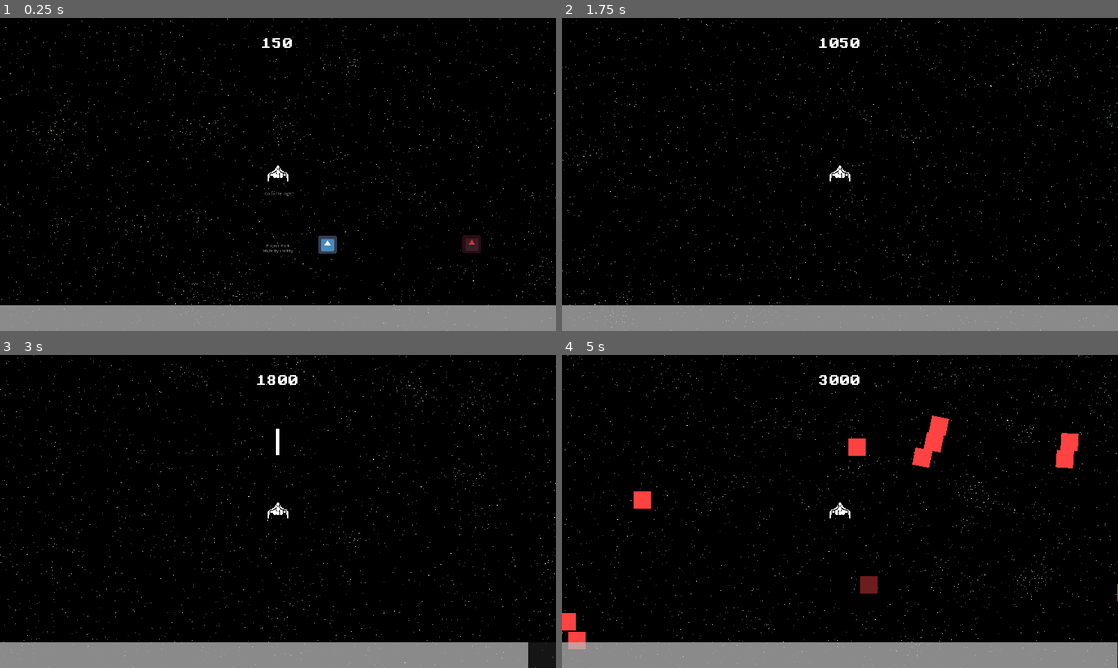
Above: before the commit, frames 1-4 (two rows, left to right).
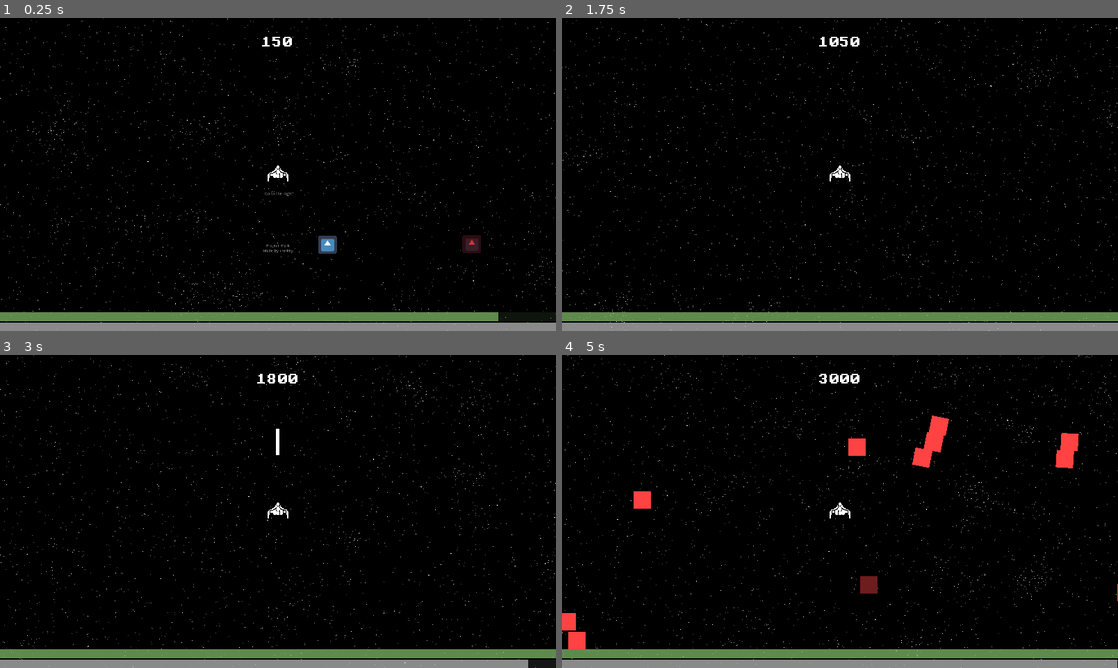
Above: after the commit, the same moments.

Repository: lajollagamesclub/project-mark
Game: Godot game, scene res://Main.tscn
Two runs of this game, one before a commit and one after it. Both use one fixed random seed, a clock stepped at 60 frames per second and the inputs below. The engine's default icon, where the game draws it, is replaced by a stand-in: a white triangle on a blue panel in a dark square.
Inputs:
- Up to frame 1 (0.25 s): no input
- Up to frame 2 (1.75 s): hold E (g_dash_right) 0.53-1.28 s; hold S (g_down) from 1.28 s (still down)
- Up to frame 3 (3 s): release S (g_down) at 2.03 s; hold E (g_dash_right) 2.03-2.78 s; hold Up (g_fire_up) from 2.78 s (still down)
- Up to frame 4 (5 s): release Up (g_fire_up) at 3.53 s; hold Q (g_dash_left) from 3.53 s (still down)

The runs differ from the first frame. In frame 1, 5.6% of the frame differs, in the area x 0-100%, y 6-98%; in frame 2, 5.7%; in frame 3, 5.5%; in frame 4, 5.7%.

Commit message:
Implement health

Diff:
--- a/src/Enemy.gd
+++ b/src/Enemy.gd
@@ -1,6 +1,9 @@
 extends KinematicBody2D
 
 signal dead
+
+const player_state = preload("res://player_state.tres")
+const damage = 10.0
 
 var despawn_distance: float = 8000.0
 var player_node: Node2D
@@ -19,7 +22,9 @@
 	for c in range(get_slide_count()):
 		var collision = get_slide_collision(c)
 		if collision.collider.is_in_group("player"):
-			get_tree().change_scene("res://GameOver.tscn")
+			player_state.health -= damage
+			queue_free()
+#			get_tree().change_scene("res://GameOver.tscn")
 
 func hit():
 	queue_free()
--- /dev/null
+++ b/src/HealthBar.gd
@@ -0,0 +1,6 @@
+extends ProgressBar
+
+const player_state = preload("res://player_state.tres")
+
+func _process(delta):
+	value = lerp(value, player_state.health, 0.1)
--- a/src/Main.gd
+++ b/src/Main.gd
@@ -1,4 +1,9 @@
 extends Node2D
+
+const player_state = preload("res://player_state.tres")
+
+func _ready():
+	player_state.tree = get_tree()
 
 func _input(event):
 	if event.is_action_pressed("g_fullscreen"):
--- a/src/Main.tscn
+++ b/src/Main.tscn
@@ -11,9 +11,10 @@
 [ext_resource path="res://EnemySpawner.gd" type="Script" id=9]
 [ext_resource path="res://Enemy.tscn" type="PackedScene" id=10]
 [ext_resource path="res://theme.tres" type="Theme" id=11]
-[ext_resource path="res://ProgressBar.gd" type="Script" id=12]
-[ext_resource path="res://pc-senior/pcsenior.ttf" type="DynamicFontData" id=13]
-[ext_resource path="res://CurTimeLabel.gd" type="Script" id=14]
+[ext_resource path="res://pc-senior/pcsenior.ttf" type="DynamicFontData" id=12]
+[ext_resource path="res://CurTimeLabel.gd" type="Script" id=13]
+[ext_resource path="res://HealthBar.gd" type="Script" id=14]
+[ext_resource path="res://ProgressBar.gd" type="Script" id=15]
 
 [sub_resource type="ShaderMaterial" id=1]
 shader = ExtResource( 4 )
@@ -124,29 +125,45 @@
 
 [node name="UI" type="CanvasLayer" parent="."]
 
-[node name="ProgressBar" type="ProgressBar" parent="UI"]
-modulate = Color( 1, 1, 1, 0.501961 )
-anchor_top = 1.0
-anchor_right = 1.0
-anchor_bottom = 1.0
-margin_top = -89.0
-theme = ExtResource( 11 )
-value = 50.0
-percent_visible = false
-script = ExtResource( 12 )
-__meta__ = {
-"_edit_use_anchors_": false
-}
-
 [node name="CurDistanceLabel" type="Label" parent="UI"]
 anchor_right = 1.0
-margin_bottom = 176.0
+margin_bottom = 168.0
 theme = ExtResource( 11 )
 custom_fonts/font = SubResource( 4 )
 text = "Time"
 align = 1
 valign = 1
+script = ExtResource( 13 )
+__meta__ = {
+"_edit_use_anchors_": false
+}
+
+[node name="Bars" type="VBoxContainer" parent="UI"]
+anchor_top = 1.0
+anchor_right = 1.0
+anchor_bottom = 1.0
+margin_top = -64.0
+theme = ExtResource( 11 )
+
+[node name="HealthBar" type="ProgressBar" parent="UI/Bars"]
+modulate = Color( 0.690196, 1, 0.564706, 0.501961 )
+margin_right = 1920.0
+margin_bottom = 30.0
+size_flags_vertical = 3
+value = 50.0
+percent_visible = false
 script = ExtResource( 14 )
+
+[node name="AmmoBar" type="ProgressBar" parent="UI/Bars"]
+modulate = Color( 1, 1, 1, 0.501961 )
+margin_top = 34.0
+margin_right = 1920.0
+margin_bottom = 64.0
+size_flags_vertical = 3
+theme = ExtResource( 11 )
+value = 50.0
+percent_visible = false
+script = ExtResource( 15 )
 __meta__ = {
 "_edit_use_anchors_": false
 }
--- a/src/player_state.gd
+++ b/src/player_state.gd
@@ -1,8 +1,11 @@
 extends Resource
 
 signal fuel_changed(new_fuel)
+signal health_changed(new_health)
 
-var fuel: float = 100 setget set_fuel
+var fuel: float = 100.0 setget set_fuel
+var health: float = 100.0 setget set_health
+var tree: SceneTree = null
 
 func set_fuel(new_fuel):
 	if new_fuel > 100 or new_fuel < 0:
@@ -10,6 +13,14 @@
 	fuel = new_fuel
 	emit_signal("fuel_changed", fuel)
 
+func set_health(new_health):
+	if new_health > 100:
+		return
+	if new_health <= 0:
+		tree.change_scene("res://GameOver.tscn")
+	health = new_health
+	emit_signal("health_changed", health)
+
 func can_fire_bullet():
 	return fuel > 5
 
Not shown: 2 places in src/Main.tscn that only renumber resources
